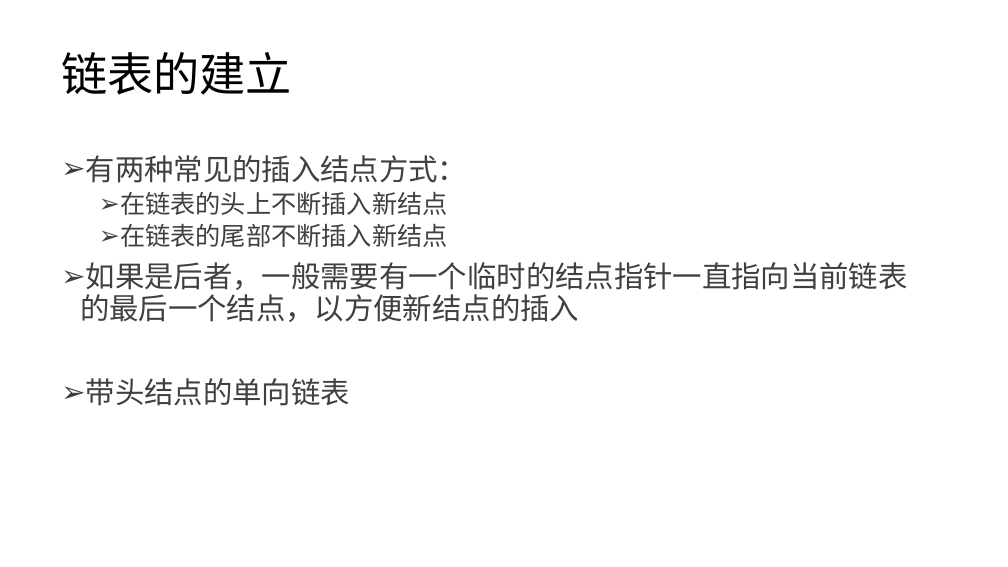
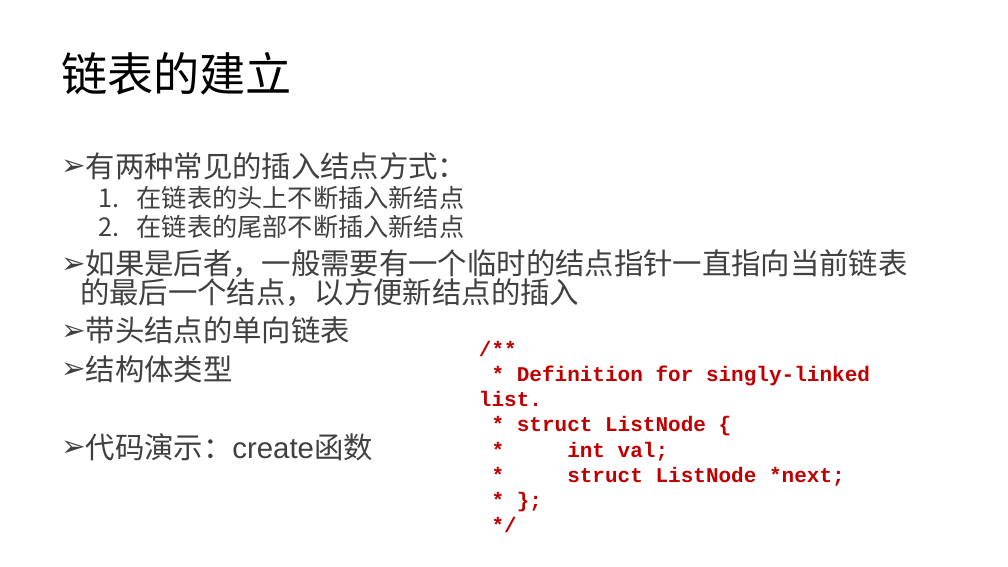
Before and after one commit to lezhang-thu/data-structure, a slide deck: slide 7 of linear-list/2022秋季-数据结构-第2章-实现基础.pptx (slide 9 before the commit). Drawn at 1008x567 pixels with LibreOffice and Linux fonts; fonts in the diff are those of the drawing. Boxes give left, top, right and bottom in pixels: in the first picture for what was removed or moved away, otherwise in the second. Text is boxed around its words. In the diff, an @@ line names an element or a change of style, - is before the commit and + after.

```diff
--- a/linear-list/2022秋季-数据结构-第2章-实现基础.pptx
+++ b/linear-list/2022秋季-数据结构-第2章-实现基础.pptx
@@ text at (80,152,908,344): line spacing 0.9 to 0.8; bullet ➢ to 1. @@
@@ text at (86,355,373,461): paragraphs added @@
+➢ 结构体类型
+➢ 代码演示：create函数
@@ text added at (479,366,870,486), 20 pt, text #C00000, bold @@
+/**
+* Definition for singly-linked list.
+* struct ListNode {
+* int val;
+* struct ListNode *next;
+* };
+*/
```
Also in this commit, not shown: 7 other slides changed, 5 other files.
